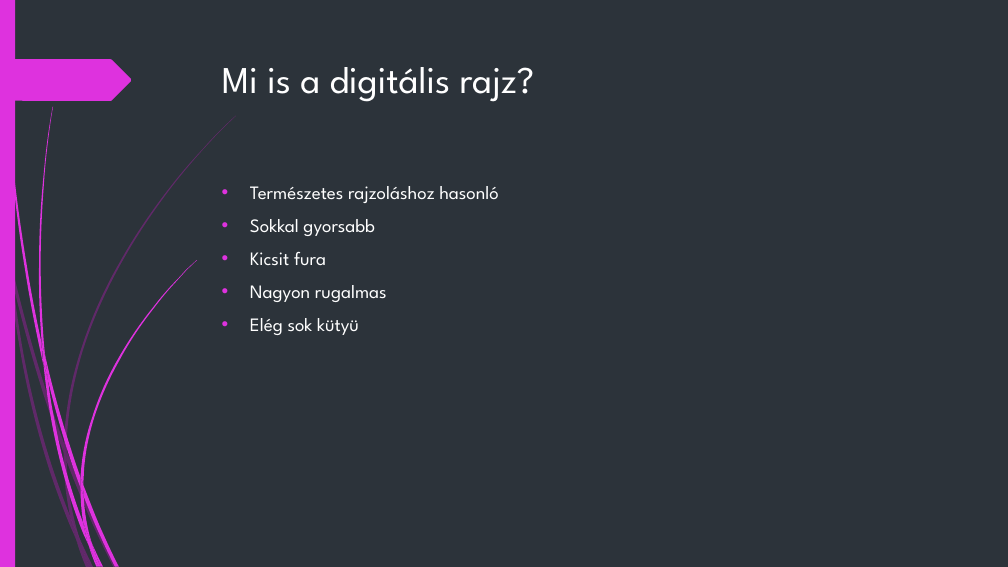
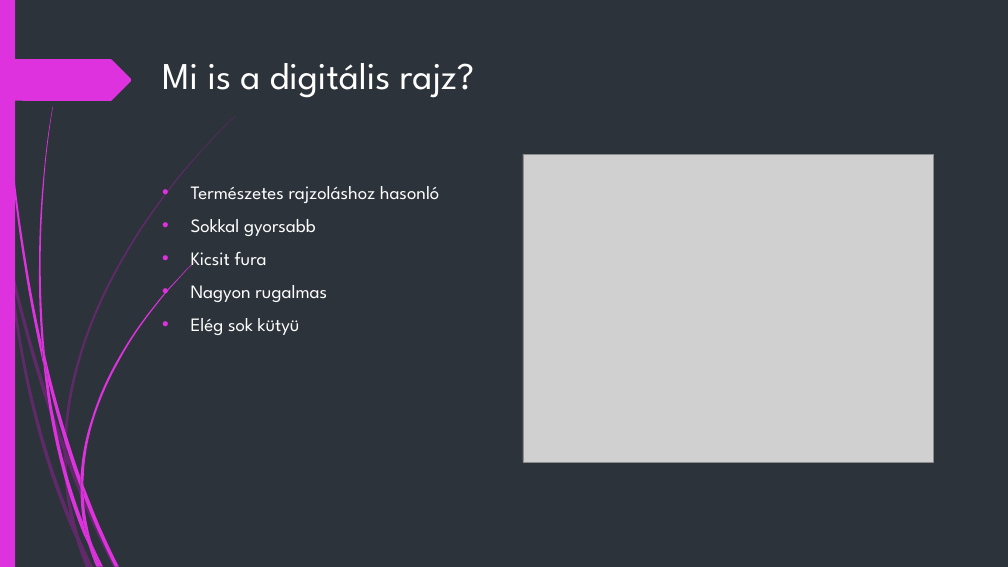
Before and after one commit to AcsBeni/AcsBenjamindigitalisrajz, a slide deck: slide 2 of ÁcsBenjámin.pptx. Drawn at 1008x567 pixels with LibreOffice and Linux fonts; fonts in the diff are those of the drawing; grey boxes stand for pictures. Boxes give left, top, right and bottom in pixels: in the first picture for what was removed or moved away, otherwise in the second. Text is boxed around its words. In the diff, an @@ line names an element or a change of style, - is before the commit and + after.

```diff
--- a/ÁcsBenjámin.pptx
+++ b/ÁcsBenjámin.pptx
@@ title "Mi is a digitális rajz?" moved from (x1=222, y1=67, x2=535, y2=102) to (x1=162, y1=63, x2=475, y2=98) @@
@@ text "Természetes rajzoláshoz hasonló" moved from (x1=250, y1=186, x2=499, y2=335) to (x1=191, y1=186, x2=440, y2=335) @@
@@ picture added at (x1=523, y1=154, x2=934, y2=463) @@
```
Also in this commit, not shown: 1 other slide changed, 3 slides added.
